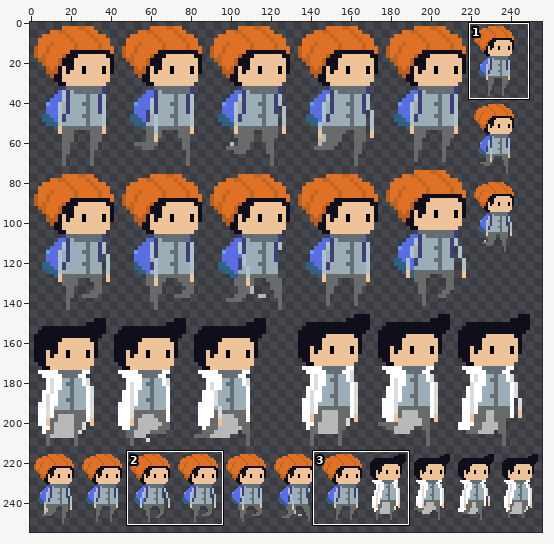
Two versions of one sprite sheet, The Last Human/images/spersonagem-sheet0.png. Above: a wide view before the commit, with the close-up outlined.
Close-up. Before:
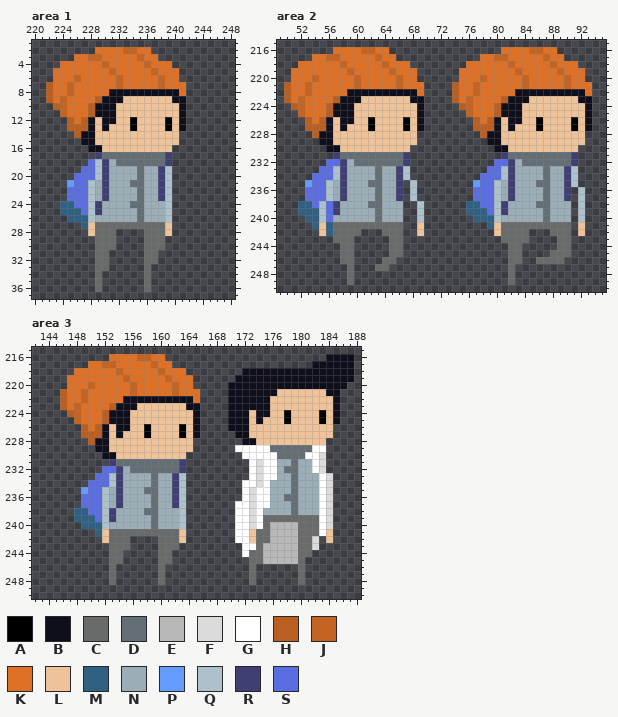
The file is 256x256 pixels. Shown: area 1: x 220..248, y 1..37; area 2: x 49..95, y 215..250; area 3: x 142..188, y 215..250. The wide view leaves out empty margins. The commit also changed other parts of the picture, which this record leaves out.
Palette (. is transparent): A #000000  B #0f0e1b  C #696a6a  D #646f75  E #b8b8b8  F #dbdbdb  G #ffffff  H #ba5f22  J #c46423  K #df7126  L #eec39a  M #306082  N #9badb7  P #639bff  Q #adc1cc  R #3f3f74  S #5b6ee1
Pixels before, area 1, first column x 222:
 2 .......KKKKJJKK.....
 3 ....KKJJKKKKKJKK....
 4 ..KKKKKKJKKKKKJKKK..
 5 .KKKKKKKKJKKKKKJKKK.
 6 .KKKJKKKKKJKKKKKJKK.
 7 HKKJKKKKKKJKKKKKJKKK
 8 HKKJKKKKKBBBBBBBBBBK
 9 HKJKKKKHBBBLLLLLLLBB
10 .HJKKKHBBBLLLLLLLLLB
11 ..JKKKHBBBLLLLLLLLLB
12 ...HKHBLBBLLALLLLALB
13 ...HHHBLBLLLALLLLALB
14 ....HBBLLLLLLLLLLLL.
15 .....BBLLLLLLLLLLLL.
16 ......BBLLLLLLLLLL..
17 .......RDDDDDDDDDR..
18 ......SQRNDDDDDDDR..
19 .....SSQRNNNNDNNRQ..
20 ....SSSQRNNNNDNNRQ..
21 ...PSSQNRNNNDDNNRQ..
22 ...SSSQNRNNNNDNNRQ..
23 ...SSSQNRNNNNDNNRQ..
24 ..MMSSQRNNNNDDNNNQ..
25 ..MMMSQRNNNNNDNNNQ..
26 ...MMMQNNNNNNDNNNQ..
27 .....MLCCCCCCCCCCL..
28 ......LCCC....CCCL..
29 .......CCC....CCC...
30 .......CCC....CCC...
31 .......CC.....CC....
32 .......CC.....CC....
33 .......CC.....C.....
34 .......C......C.....
35 .......C......C.....
36 .......C......C.....
Pixels before, area 2, first column x 50:
216 .......KKKKJJKK................KKKKJJKK.....
217 ....KKJJKKKKKJKK............KKJJKKKKKJKK....
218 ..KKKKKKJKKKKKJKKK........KKKKKKJKKKKKJKKK..
219 .KKKKKKKKJKKKKKJKKK......KKKKKKKKJKKKKKJKKK.
220 .KKKJKKKKKJKKKKKJKK......KKKJKKKKKJKKKKKJKK.
221 HKKJKKKKKKJKKKKKJKKK....HKKJKKKKKKJKKKKKJKKK
222 HKKJKKKKKBBBBBBBBBBK....HKKJKKKKKBBBBBBBBBBK
223 HKJKKKKHBBBLLLLLLLBB....HKJKKKKHBBBLLLLLLLBB
224 .HJKKKHBBBLLLLLLLLLB.....HJKKKHBBBLLLLLLLLLB
225 ..JKKKHBBBLLLLLLLLLB......JKKKHBBBLLLLLLLLLB
226 ...HKHBLBBLLALLLLALB.......HKHBLBBLLALLLLALB
227 ...HHHBLBLLLALLLLALB.......HHHBLBLLLALLLLALB
228 ....HBBLLLLLLLLLLLL.........HBBLLLLLLLLLLLL.
229 .....BBLLLLLLLLLLLL..........BBLLLLLLLLLLLL.
230 ......BBLLLLLLLLLL............BBLLLLLLLLLL..
231 .......RDDDDDDDDDR.............RDDDDDDDDDR..
232 ......SSRNDDDDDDDR............SSRNDDDDDDDR..
233 .....SSQRNNNNDNNRQ...........SSQRNNNNDNNRQ..
234 ....SSSQRNNNNDNNRQ..........SSSQRNNNNDNNRQ..
235 ...PSSQNRNNNDDNNR.Q........PSSQNRNNNDDNNRQ..
236 ...SSSQNRNNNNDNNR.Q........SSSQNRNNNNDNNR.Q.
237 ...SSSQNRNNNNDNNR.Q........SSSQNRNNNNDNNR.Q.
238 ..MMSQSRNNNNDDNNN..Q......MMSSQRNNNNDDNNN.Q.
239 ..MMMQSRNNNNNDNNN..Q......MMMSQRNNNNNDNNN.Q.
240 ...MMQSNNNNNNDNNN..Q.......MMMQNNNNNNDNNN.Q.
241 ....MLMCCCCCCCCCC..L.........MLCCCCCCCCCC.L.
242 .....LMCCCC...CCC..L..........LCCCC...CCC.L.
243 .......CCC.....CC..............CCCC....CC...
244 ........CC.....CC...............CC.....CC...
245 ........CC.....CC...............CC....CCC...
246 ........CC....CC................CC..CCCC....
247 .........C...CC.................C...........
248 .........C......................C...........
249 .........C......................C...........
Pixels before, area 3, first column x 146:
216 .......KKKKJJKK.......................BBBB
217 ....KKJJKKKKKJKK....................BBBBBB
218 ..KKKKKKJKKKKKJKKK........BBBBBBBBBBBBBBBB
219 .KKKKKKKKJKKKKKJKKK......BBBBBBBBBBBBBBBBB
220 .KKKJKKKKKJKKKKKJKK.....BBBBBBBBBBBBBBBBB.
221 HKKJKKKKKKJKKKKKJKKK....BBBBBBBLLLLLLLBB..
222 HKKJKKKKKBBBBBBBBBBK....BBBBBBLLLLLLLLLB..
223 HKJKKKKHBBBLLLLLLLBB....BBBBBBLLLLLLLLLB..
224 .HJKKKHBBBLLLLLLLLLB....BBBLBBLLALLLLALB..
225 ..JKKKHBBBLLLLLLLLLB....BBBLBLLLALLLLALB..
226 ...HKHBLBBLLALLLLALB....BBBLLLLLLLLLLLL...
227 ...HHHBLBLLLALLLLALB.....BBLLLLLLLLLLLL...
228 ....HBBLLLLLLLLLLLL.......BBLLLLLLLLLL....
229 .....BBLLLLLLLLLLLL......GGGGGDDDDDDGG....
230 ......BBLLLLLLLLLL........GGGGGDDDDGGF....
231 .......RDDDDDDDDDR.........GFGGNNDNNGF....
232 ......SSRNDDDDDDDR.........GFGGNDDNNGF....
233 .....SSQRNNNNDNNRQ.........GFGGNNDNNNGF...
234 ....SSSQRNNNNDNNRQ........GGFGNNNDNNNGF...
235 ...PSSQNRNNNDDNNRQ........GFGGNNNDNNNGF...
236 ...SSSQNRNNNNDNNRQ........GFGGNNDDNNNGF...
237 ...SSSQNRNNNNDNNRQ.......GGFGGNNNDNNNGF...
238 ..MMSSQRNNNNDDNNNQ.......GGFGNNNNDNNNGF...
239 ..MMMSQRNNNNNDNNNQ.......GGFGCCCCCCCCGF...
240 ...MMMQNNNNNNDNNNQ.......GGFGCEEEECCCGF...
241 .....MLCCCCCCCCCCL.......GGLCCEEEECCCGL...
242 ......LCCC....CCCL.......GGLCCEEEECCF.L...
243 .......CCC....CCC.........GGCEEEEECCF.....
244 .......CC.....CC..........GCCEEEEECC......
245 .......CC.....CC...........CCEEEEEC.......
246 .......C......C............C......C.......
247 .......C......C............C......C.......
248 .......C......C............C......C.......
The result:
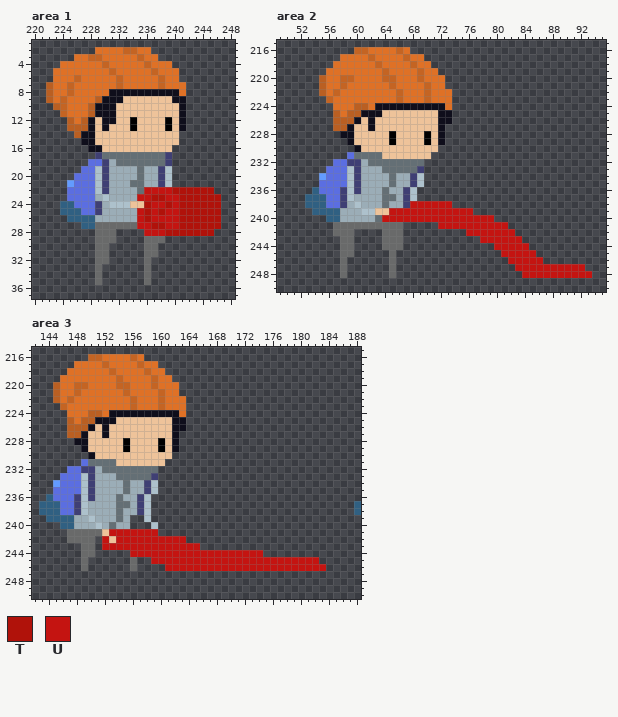
Colours new in this view: T #b0120a  U #c41411
Diff:
Changed rows in their new state; - is an unchanged pixel.
Area 1:
first column x 228:
18 -S-----------------
21 SQ-----------------
22 SQ------UUUUTTTTTT-
23 S-Q----UUTTUUTTTTTT
24 S--QQQLLTUUTUTTTTTT
25 S------UTUTUUTTTTTT
26 M------UTUUUUTTTTTT
27 M------UUTTUUTTTTTT
28 .-------UUUTTTTTTT-
30 ---.------.--------
32 ---------.---------
33 --.----------------
36 -.------.----------
Area 2:
first column x 50:
216 -------...J-K--KJK-------------........-----
217 ----....----JK--KJKK--------............----
218 --.....-K----JK---JKK-----................--
219 -.....---K----JK---JKK---..................-
220 -....H--JJK---JJK--JKKK--..................-
221 .....H--J-K----JK---JKK-....................
222 .....H-J-KKKKKKKJKK-JKKK....................
223 ......JKKKKKKKKKJKKKJKKK....................
224 -......KKKHHKBBBBBB-BBBK-...................
225 --.....HKHHBBB-----LLLBB--..................
226 ---....HHHB-B----L-LLLBB---.................
227 ---....HHB--B----L-LLLB----.................
228 ----....BB-----A---LALB-----...............-
229 -----....B-----A---LALB------..............-
230 ------....B-------LLLL--------............--
231 -------..S----LLLLLLL----------...........--
232 ------.-SRRN-----DDD----------............--
233 -----.-SSQR--NDDDDDR---------.............--
234 ----.P-SSQR--N-DNNRQ--------..............--
235 ---..-SSSQR-NN-DNNRQ-------...............--
236 ---.M-SS-QR--ND-NR---------..............-.-
237 ---MMMSS-Q---NDDNR---------..............-.-
238 --.-MM-SR-Q-NND--RUUUUUU--...............-.-
239 --..-MMM---QQLLUUUUUUUUUUUU..............-.-
240 ---...MM------UUUUUUUUUUUUUUUU...........-.-
241 ----...------------.--UUUUUUUUUU.........-.-
242 -----..---.--------.------UUUUUUU..---...-.-
243 -------.------C-------------UUUUUU.----..---
244 --------------C---------------UUUUU----..---
245 ----------------.--------------UUUUU--...---
246 ---------.----.-----------------UUUUU...----
247 --------C.---..C----------------.UUUUUUUUUU-
248 --------C.-----C----------------.-UUUUUUUUUU
249 ---------.----------------------.-----------
Area 3:
first column x 143:
216 -------JJK---JK...-----------------------....-
217 -----KK---K---J-K..--------------------......-
218 ----K-----JK---J-K...--------................-
219 ---K-------JK---J-K...------.................-
220 --HK-JJK---JJK--J--K..-----.................--
221 --HK-JK-----JK---J-K...----................---
222 --HKJ-K-----KJKKKJKKK..----................---
223 ---J-K----KKKJKKKJKKK..----................---
224 ----KK-HHK---BBBBBBBK..----................---
225 ----HKHHBB-LL------BB..----................---
226 ----HH-BL--LL--L---BB..----...............----
227 ----HHBLL--L---L---B...-----..............----
228 -----BBLLL--A----A-B..-------............-----
229 ------BLLL--A----A-B..------.............-----
230 -------BLLL--------..--------............-----
231 ------SDDDDLLLLLLL...---------...........-----
232 ----SSRRNDDDD----....---------...........-----
233 ---SSSQRNNNDDDDDR....---------............----
234 --PSSSQRNNNND--RQ....--------.............----
235 --SSSSQRNN-ND--RQ....--------.............----
236 -MSSSRQRNN-D--RQ.....--------.............----
237 MMMSSRQNNN-DD-RQ.....-------..............---M
238 MMMSSRQNNNND--RQ.....-------..............---M
239 -MMMMNNQNNND-..Q.....-------..............----
240 ---MMNNNQND--...Q....-------..............----
241 ----CCCCC-UUUUUUU....-------..............----
242 ----CCCC-ULUUUUUUUUUU-------............-.----
243 ------CC-UUUUUUUUUUUUUU------...........------
244 ------CC--..-UUUUUUUUUUUUUUUUUUU.......-------
245 ------C---..-C--UUUUUUUUUUUUUUUUUUUUUUUU------
246 ------C---.--C---.UUUUUUUUUUUUUUUUUUUUUUU-----
247 ----------.------.------------.------.--------
248 ----------.------.------------.------.--------
Where, in picture pixels (left, top, right, bottom), the same in both close-ups:
changed: (88, 159, 221, 292)
changed: (284, 47, 592, 285)
changed: (39, 354, 361, 585)
